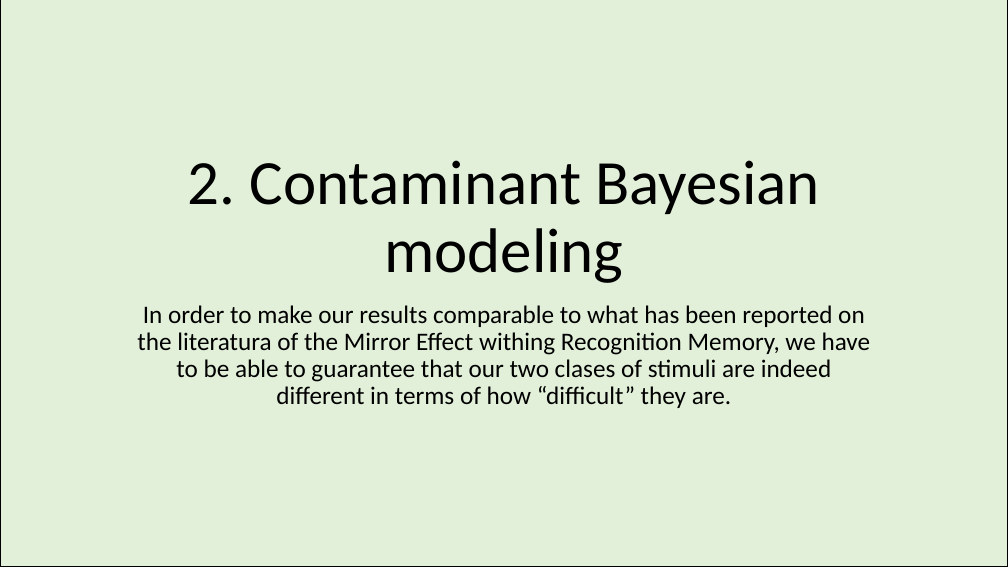
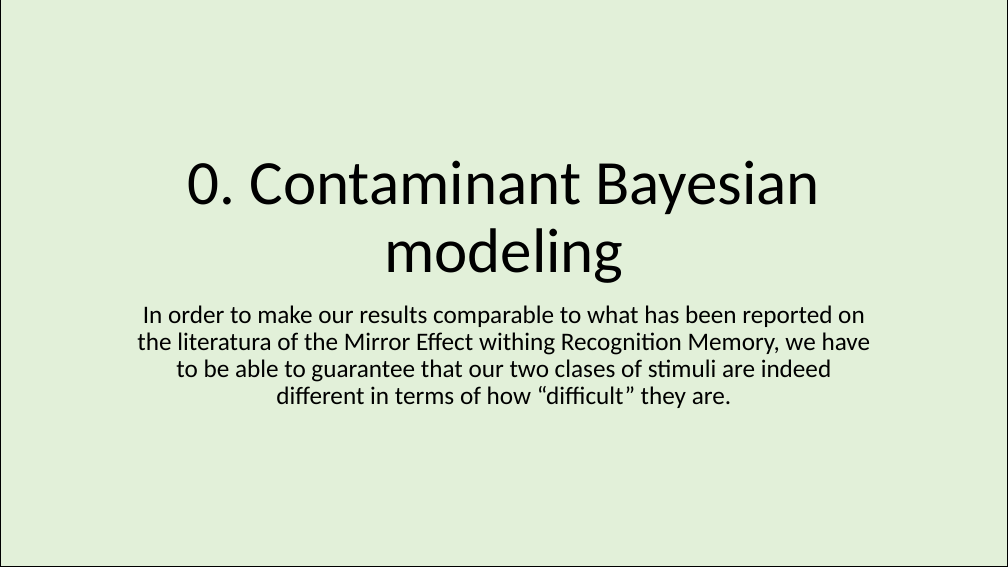
Before and after one commit to Adrifelcha/afchavez-019, a slide deck: slide 29 of MichaelLee/SDT Mirror Effect/Paper 1/BayesianSDTmodeling_Overview.pptx (slide 25 before the commit). Drawn at 1008x567 pixels with LibreOffice and Linux fonts; fonts in the diff are those of the drawing. Boxes give left, top, right and bottom in pixels: in the first picture for what was removed or moved away, otherwise in the second. Text is boxed around its words. In the diff, an @@ line names an element or a change of style, - is before the commit and + after.

```diff
--- a/MichaelLee/SDT Mirror Effect/Paper 1/BayesianSDTmodeling_Overview.pptx
+++ b/MichaelLee/SDT Mirror Effect/Paper 1/BayesianSDTmodeling_Overview.pptx
@@ title at (x1=188, y1=160, x2=820, y2=283): text changed @@
-2. Contaminant Bayesian modeling
+0. Contaminant Bayesian modeling
```
Also in this commit, not shown: 20 other slides changed, 32 slides added, 12 slides removed, 43 other files.
